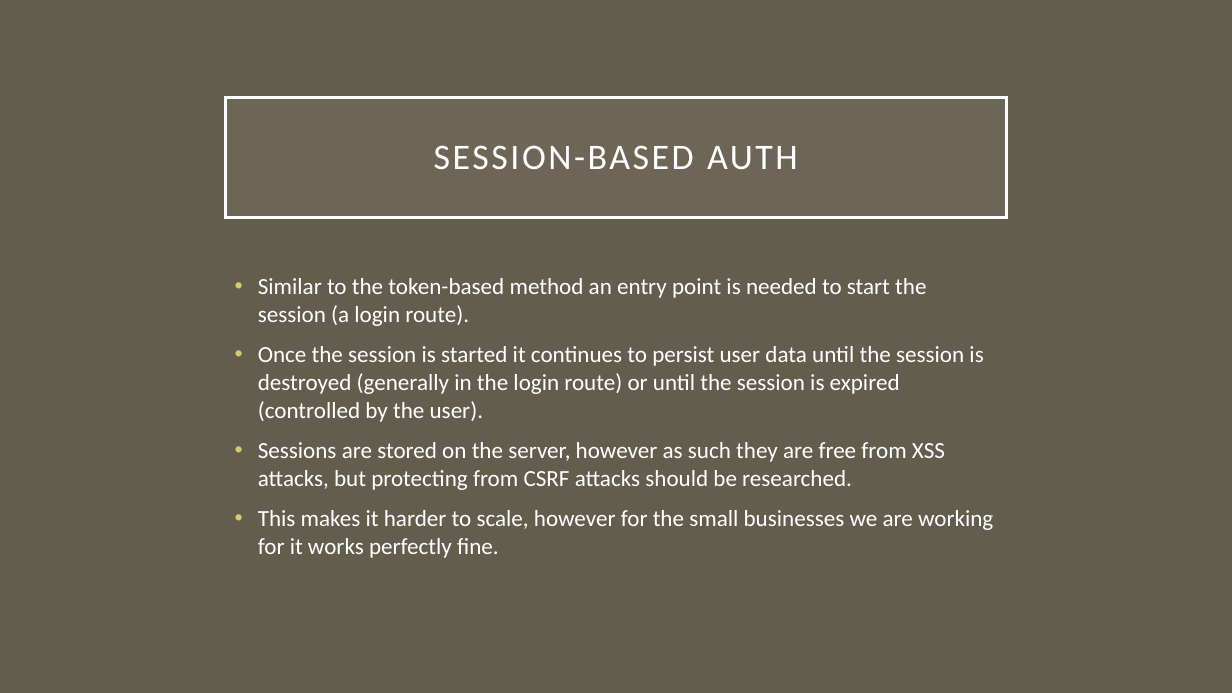
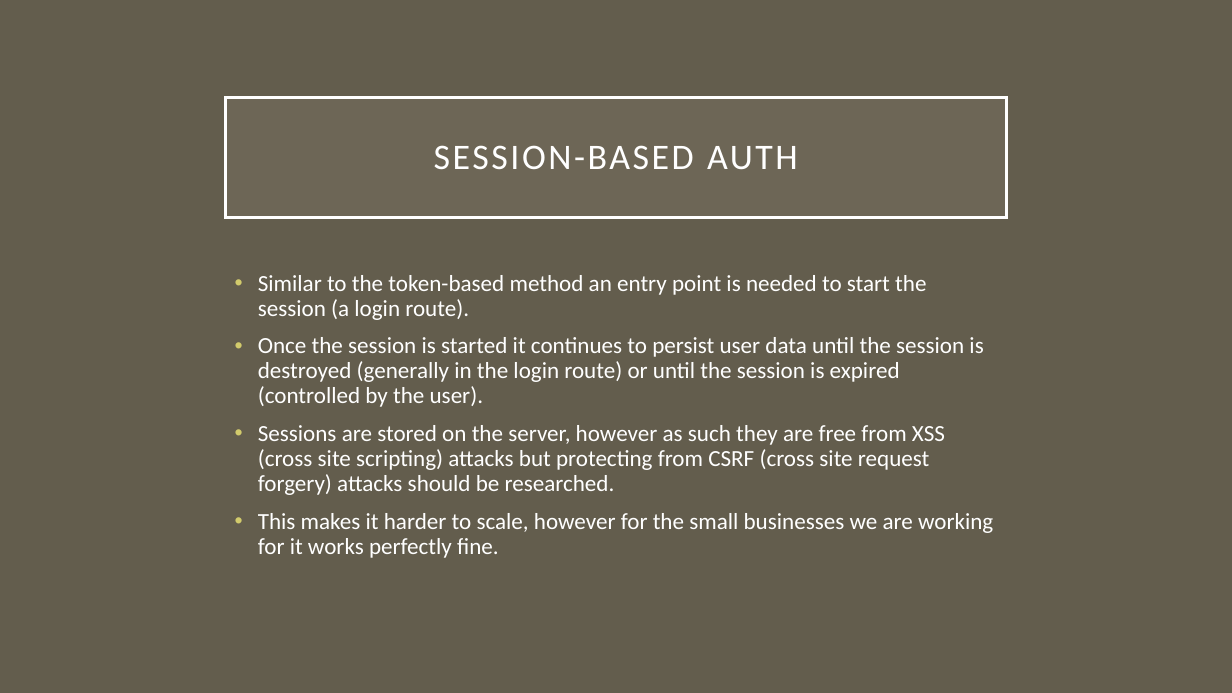
Before and after one commit to Bryant1-Dev/CEN3031-presentation, a slide deck: slide 6 of Session-based authentication.pptx. Drawn at 1232x693 pixels with LibreOffice and Linux fonts; fonts in the diff are those of the drawing. Boxes give left, top, right and bottom in pixels: in the first picture for what was removed or moved away, otherwise in the second. Text is boxed around its words. In the diff, an @@ line names an element or a change of style, - is before the commit and + after.

```diff
--- a/Session-based authentication.pptx
+++ b/Session-based authentication.pptx
@@ text at (258,275,993,558): line spacing 1 to 0.9 @@
@@ text at (258,425,945,495): text changed @@
-• Sessions are stored on the server, however as such they are free from XSS attacks, but protecting from CSRF attacks should be researched.
+• Sessions are stored on the server, however as such they are free from XSS (cross site scripting) attacks but protecting from CSRF (cross site request forgery) attacks should be researched.
```
Also in this commit, not shown: 1 other slide changed.
